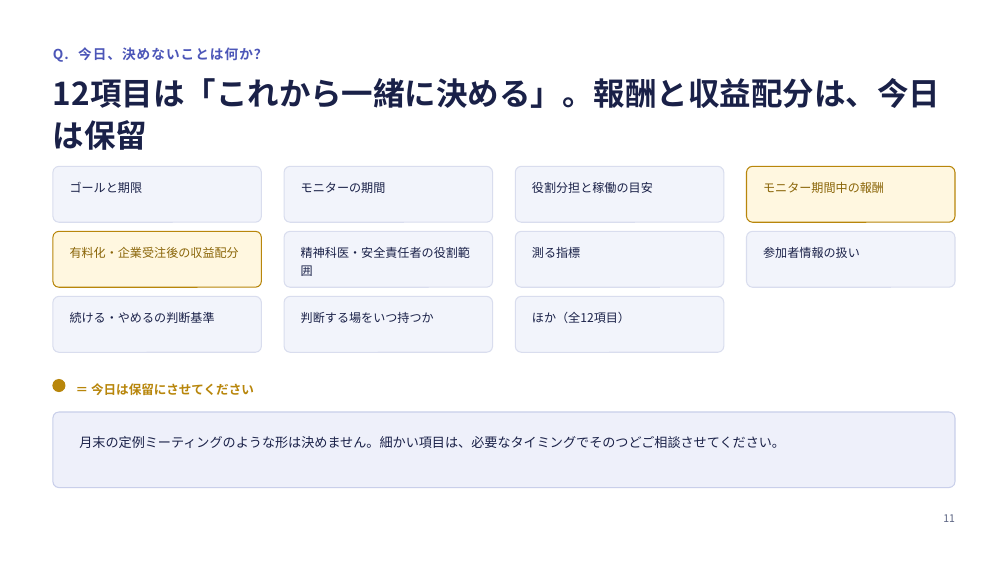
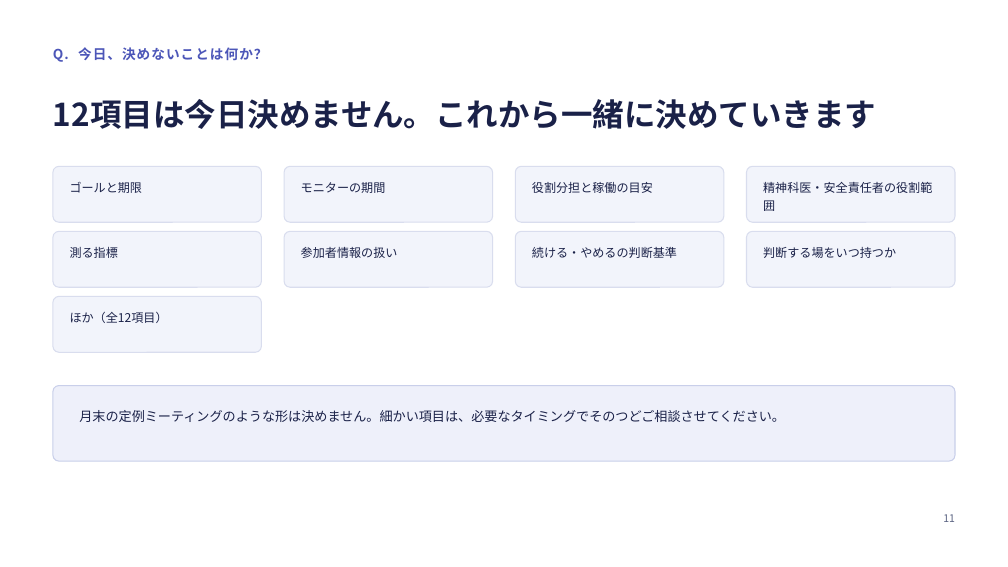
Before and after one commit to kuma-0509/yorucare, a slide deck: slide 11 of docs/ヨルケア事業化プラン_伊藤さん_20260905.pptx. Drawn at 1008x567 pixels with LibreOffice and Linux fonts; fonts in the diff are those of the drawing. Boxes give left, top, right and bottom in pixels: in the first picture for what was removed or moved away, otherwise in the second. Text is boxed around its words. In the diff, an @@ line names an element or a change of style, - is before the commit and + after.

```diff
--- a/docs/ヨルケア事業化プラン_伊藤さん_20260905.pptx
+++ b/docs/ヨルケア事業化プラン_伊藤さん_20260905.pptx
@@ text at box(53, 99, 876, 129): text changed @@
-12項目は「これから一緒に決める」。報酬と収益配分は、今日は保留
+12項目は今日決めません。これから一緒に決めていきます
@@ rounded rectangle at box(746, 166, 955, 222): fill #FFF7E0 to #F2F4FB; outline #B8860B 1 pt to #D9DDEE 1 pt @@
@@ text at box(763, 182, 932, 211): text changed; text colour #8A6508 to #1A2148 @@
-モニター期間中の報酬
+精神科医・安全責任者の役割範囲
@@ rounded rectangle at box(53, 231, 262, 287): fill #FFF7E0 to #F2F4FB; outline #B8860B 1 pt to #D9DDEE 1 pt @@
@@ text at box(70, 247, 118, 258): text changed; text colour #8A6508 to #1A2148 @@
-有料化・企業受注後の収益配分
+測る指標
@@ text at box(301, 247, 398, 258): text changed @@
-精神科医・安全責任者の役割範囲
+参加者情報の扱い
@@ text at box(532, 247, 677, 258): text changed @@
-測る指標
+続ける・やめるの判断基準
@@ text at box(763, 247, 896, 258): text changed @@
-参加者情報の扱い
+判断する場をいつ持つか
@@ rounded rectangle removed at box(284, 296, 493, 352) @@
@@ rounded rectangle removed at box(516, 296, 724, 352) @@
@@ text at box(70, 312, 168, 323): text changed @@
-続ける・やめるの判断基準
+ほか（全12項目）
@@ text removed at box(301, 312, 434, 323) @@
-判断する場をいつ持つか
@@ text removed at box(532, 312, 630, 323) @@
-ほか（全12項目）
@@ rounded rectangle: place and size @@
-rounded rectangle at box(53, 412, 955, 488)
+rounded rectangle at box(53, 386, 955, 461)
@@ ellipse removed at box(53, 380, 65, 392) @@
@@ text removed at box(91, 383, 254, 395) @@
-＝ 今日は保留にさせてください
@@ text "月末の定例ミーティングのような形は決めません。細かい項目は、必要なタイミングでそのつどご相談させてください。": place and size @@
-text "月末の定例ミーティングのような形は決めません。細かい項目は、必要なタイミングでそのつどご相談させてください。" at box(79, 436, 785, 448)
+text "月末の定例ミーティングのような形は決めません。細かい項目は、必要なタイミングでそのつどご相談させてください。" at box(79, 410, 785, 422)
```
Also in this commit, not shown: 5 other slides changed, 2 other files.
